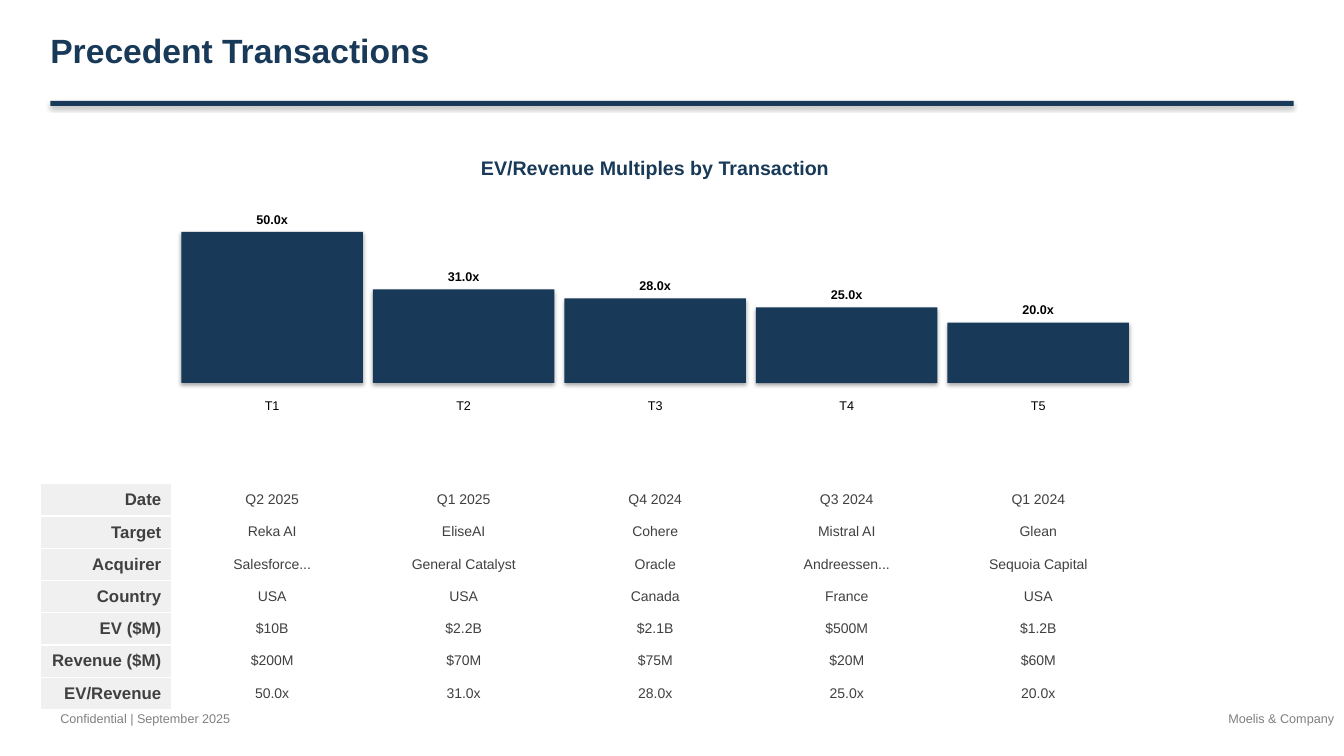
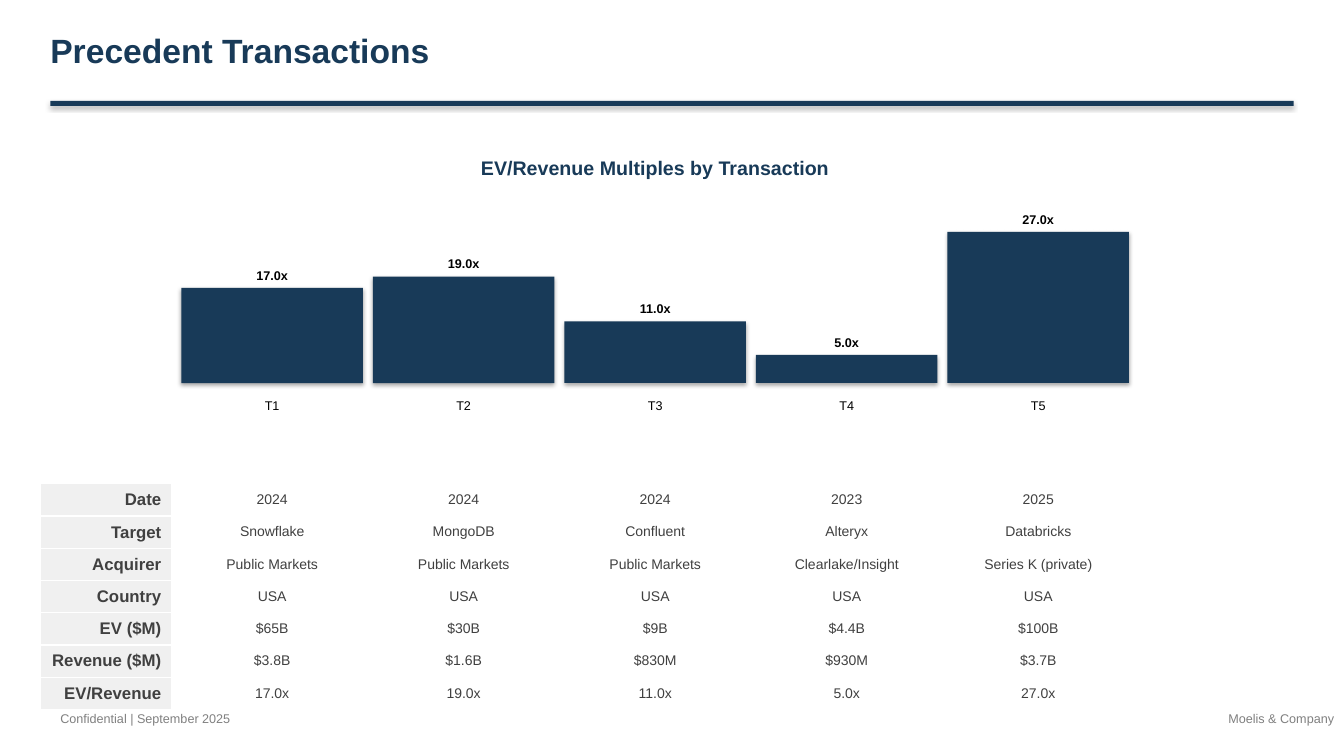
Before and after one commit to alinvb/slide_generator, a slide deck: slide 9 of ai_generated_deck.pptx. Drawn at 1344x756 pixels with LibreOffice and Linux fonts; fonts in the diff are those of the drawing. Boxes give left, top, right and bottom in pixels: in the first picture for what was removed or moved away, otherwise in the second. Text is boxed around its words. In the diff, an @@ line names an element or a change of style, - is before the commit and + after.

```diff
--- a/ai_generated_deck.pptx
+++ b/ai_generated_deck.pptx
@@ rectangle resized from (x1=948, y1=323, x2=1129, y2=383) to (x1=948, y1=232, x2=1129, y2=383) @@
@@ text at (x1=1022, y1=215, x2=1054, y2=224): text changed @@
-20.0x
+27.0x
@@ text at (x1=448, y1=259, x2=480, y2=268): text changed @@
-31.0x
+19.0x
@@ rectangle resized from (x1=181, y1=232, x2=363, y2=383) to (x1=181, y1=288, x2=363, y2=383) @@
@@ text at (x1=256, y1=271, x2=288, y2=280): text changed @@
-50.0x
+17.0x
@@ rectangle resized from (x1=373, y1=289, x2=555, y2=383) to (x1=373, y1=276, x2=555, y2=383) @@
@@ rectangle resized from (x1=565, y1=298, x2=746, y2=383) to (x1=565, y1=322, x2=746, y2=383) @@
@@ text at (x1=640, y1=304, x2=671, y2=313): text changed @@
-28.0x
+11.0x
@@ rectangle resized from (x1=756, y1=308, x2=938, y2=383) to (x1=756, y1=355, x2=938, y2=383) @@
@@ text at (x1=834, y1=338, x2=859, y2=347): text changed @@
-25.0x
+5.0x
@@ table at (x1=176, y1=484, x2=1134, y2=710) @@
-row 1: Q2 2025 | Q1 2025 | Q4 2024 | Q3 2024 | Q1 2024
+row 1: 2024 | 2024 | 2024 | 2023 | 2025
-row 2: Reka AI | EliseAI | Cohere | Mistral AI | Glean
+row 2: Snowflake | MongoDB | Confluent | Alteryx | Databricks
-row 3: Salesforce... | General Catalyst | Oracle | Andreessen... | Sequoia Capital
+row 3: Public Markets | Public Markets | Public Markets | Clearlake/Insight | Series K (private)
-row 4, column 3: Canada
+row 4, column 3: USA
-row 4, column 4: France
+row 4, column 4: USA
-row 5: $10B | $2.2B | $2.1B | $500M | $1.2B
+row 5: $65B | $30B | $9B | $4.4B | $100B
-row 6: $200M | $70M | $75M | $20M | $60M
+row 6: $3.8B | $1.6B | $830M | $930M | $3.7B
-row 7: 50.0x | 31.0x | 28.0x | 25.0x | 20.0x
+row 7: 17.0x | 19.0x | 11.0x | 5.0x | 27.0x
```
Also in this commit, not shown: 9 other slides changed, 5 slides added, 5 slides removed, 5 other files.
